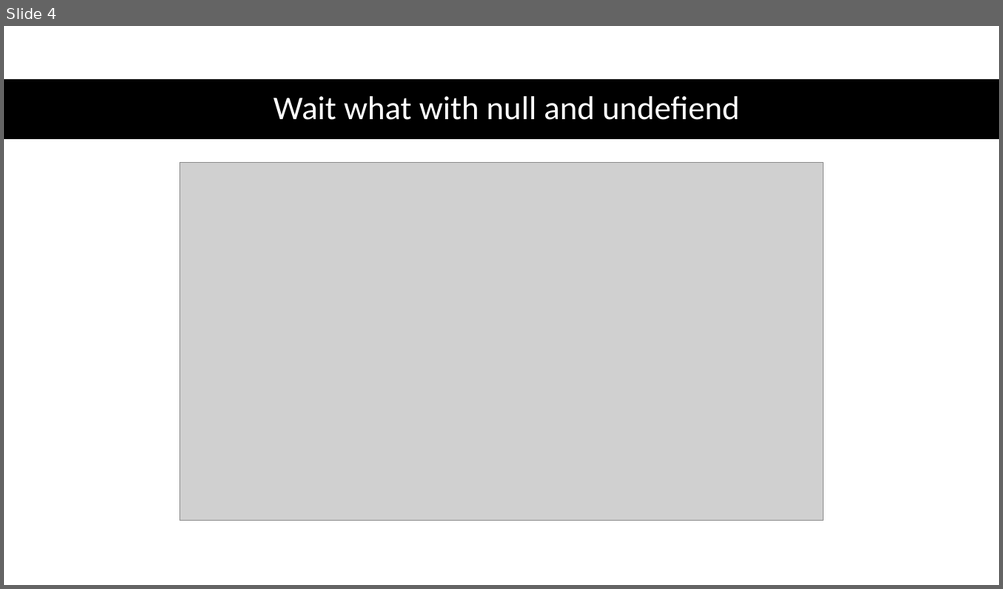
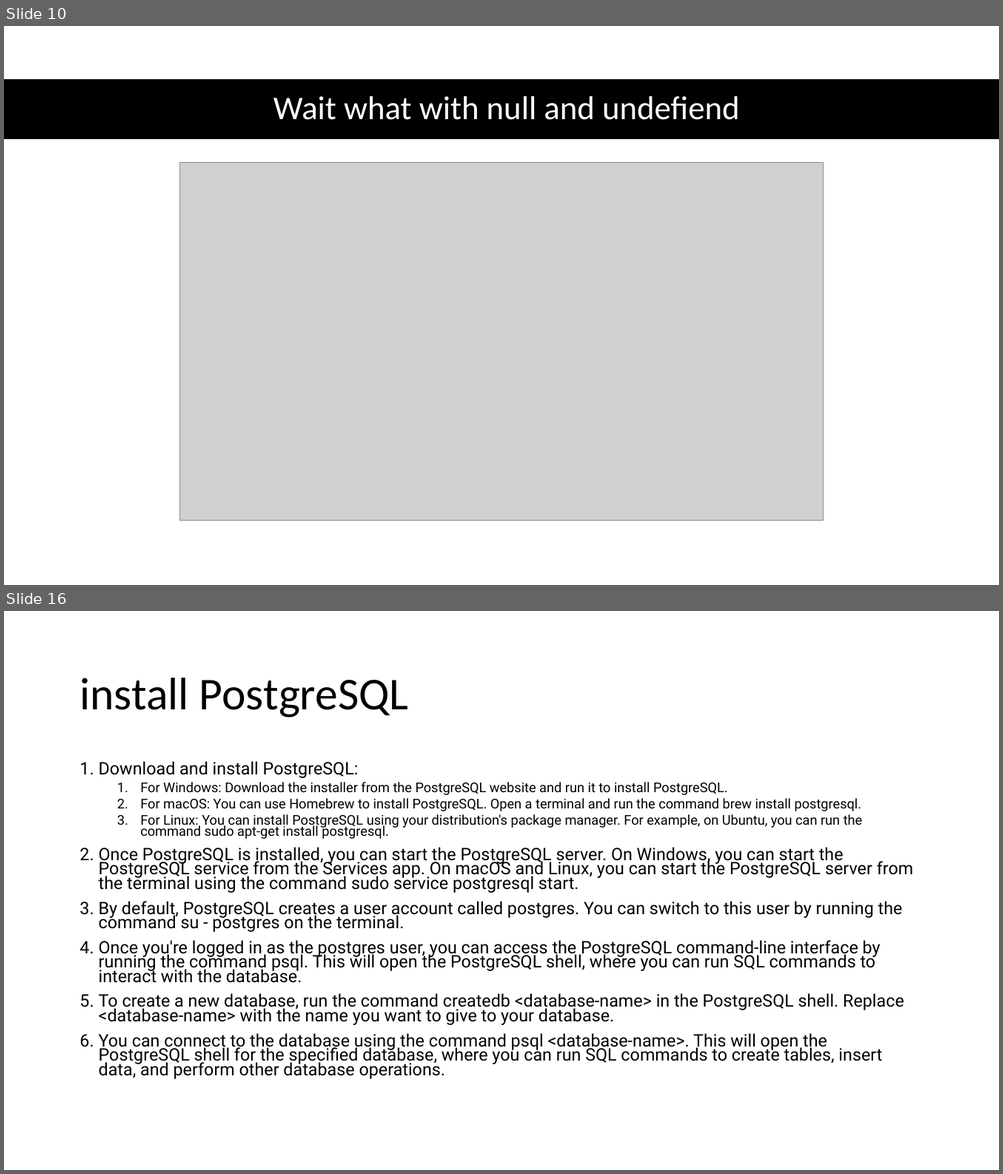
Before and after one commit to 1shaked/full-stack, a slide deck: 17ass/17ass.pptx. Shown one above the other, each under a label of ours: slide 4 before the commit, slides 10 and 16 after it; the slides between them are not shown. The pictures are 1003x589 and 1003x1174 pixels, drawn with LibreOffice and Linux fonts; fonts in the diff are those of the drawing; grey boxes stand for pictures. Boxes give left, top, right and bottom in pixels: in the first picture for what was removed or moved away, otherwise in the second. Text is boxed around its words. In the diff, an @@ line names an element or a change of style, - is before the commit and + after.

Commit message:
changes to the code example

```diff
--- a/17ass/17ass.pptx
+++ b/17ass/17ass.pptx
@@ slide 16 added at (x1=4, y1=611, x2=999, y2=1170), background #FFFFFF @@
@@ title added at (x1=79, y1=678, x2=409, y2=718), 44 pt, text #000000 @@
+install PostgreSQL
@@ text added at (x1=99, y1=761, x2=913, y2=1079), 16.6 pt, text #000000 @@
+1. Download and install PostgreSQL:
+  1. For Windows: Download the installer from the PostgreSQL website and run it to install PostgreSQL.
+  2. For macOS: You can use Homebrew to install PostgreSQL. Open a terminal and run the command brew install postgresql.
+  3. For Linux: You can install PostgreSQL using your distribution's package manager. For example, on Ubuntu, you can run the command sudo apt-get install postgresql.
+2. Once PostgreSQL is installed, you can start the PostgreSQL server. On Windows, you can start the PostgreSQL service from the Services app. On macOS and Linux, you can start the PostgreSQL server from the terminal using the command sudo service postgresql start.
+3. By default, PostgreSQL creates a user account called postgres. You can switch to this user by running the command su - postgres on the terminal.
+4. Once you're logged in as the postgres user, you can access the PostgreSQL command-line interface by running the command psql. This will open the PostgreSQL shell, where you can run SQL commands to interact with the database.
+5. To create a new database, run the command createdb <database-name> in the PostgreSQL shell. Replace <database-name> with the name you want to give to your database.
+6. You can connect to the database using the command psql <database-name>. This will open the PostgreSQL shell for the specified database, where you can run SQL commands to create tables, insert data, and perform other database operations.
@@ what was slide 4 is now slide 10 @@
```
Also in this commit, not shown: 15 other slides added, 28 other files.
